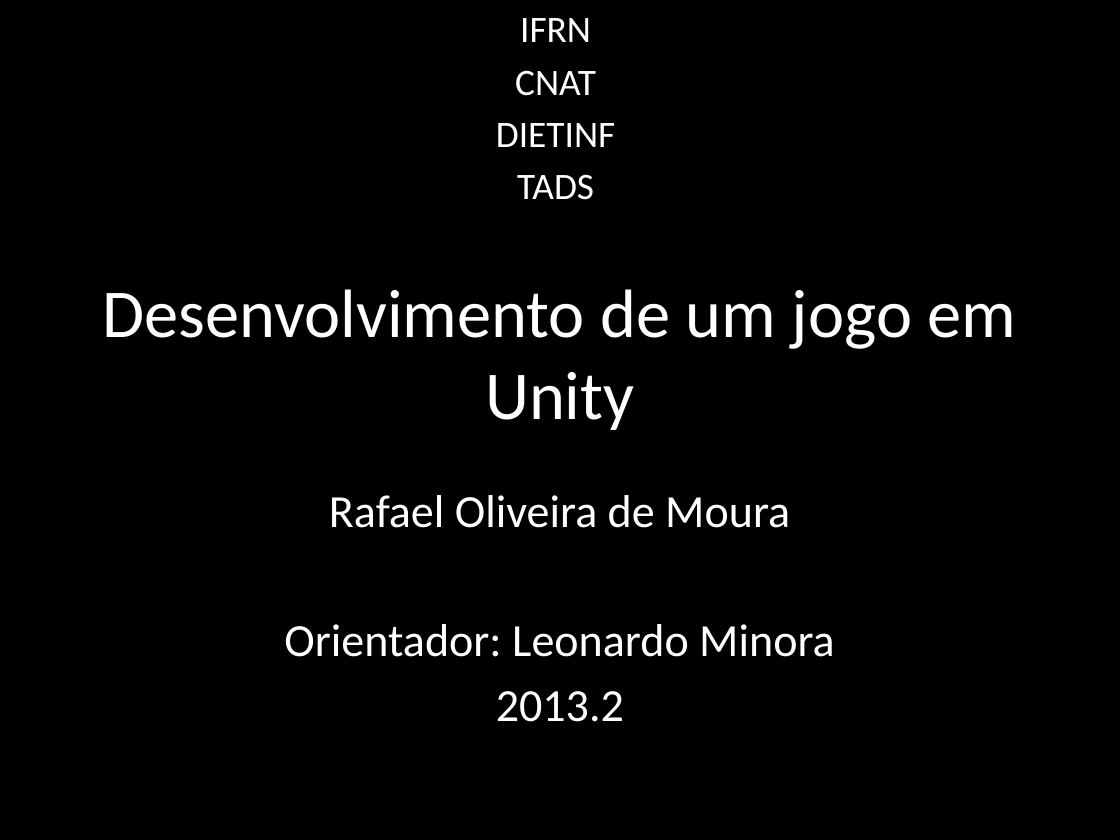
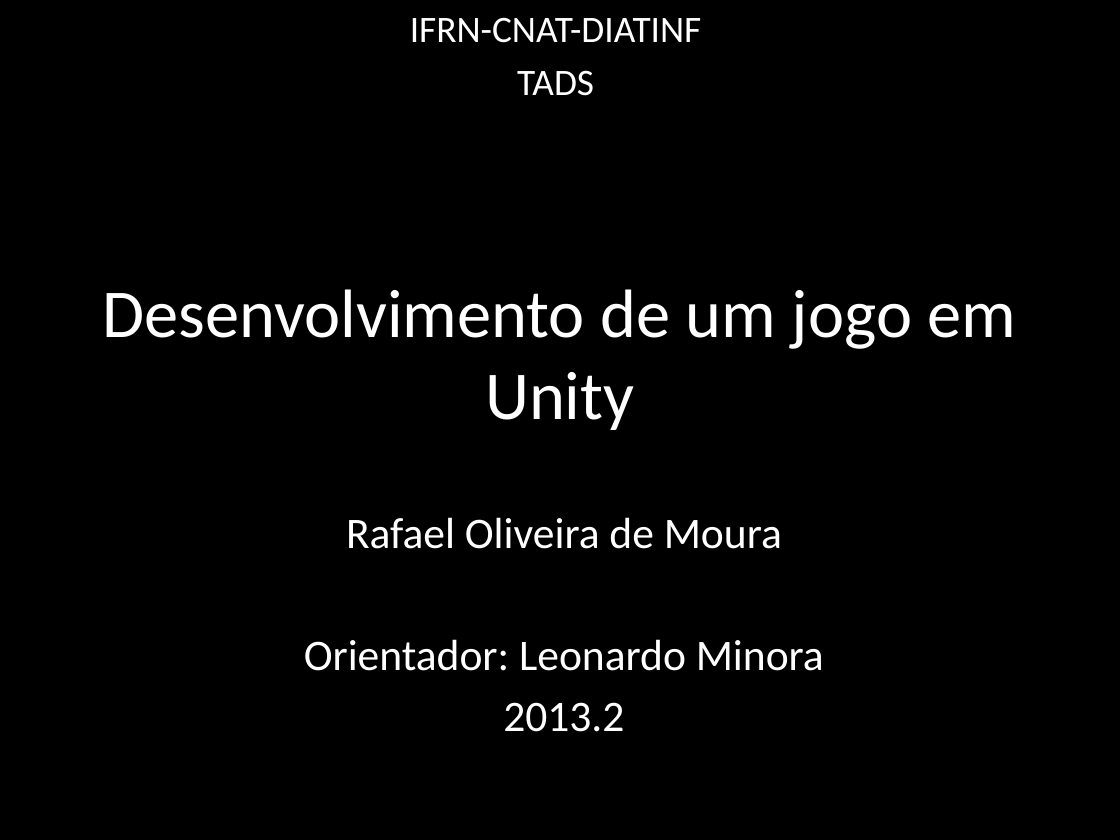
Before and after one commit to rafaelmoura0402/rafaelTCC, a slide deck: slide 1 of pre-projeto/apresentacao.pptx. Drawn at 1120x840 pixels with LibreOffice and Linux fonts; fonts in the diff are those of the drawing. Boxes give left, top, right and bottom in pixels: in the first picture for what was removed or moved away, otherwise in the second. Text is boxed around its words. In the diff, an @@ line names an element or a change of style, - is before the commit and + after.

```diff
--- a/pre-projeto/apresentacao.pptx
+++ b/pre-projeto/apresentacao.pptx
@@ text at (410, 17, 702, 43): text changed @@
-IFRN
-CNAT
-DIETINF
+IFRN-CNAT-DIATINF
@@ subtitle "Rafael Oliveira de Moura": place and size @@
-subtitle "Rafael Oliveira de Moura" at (284, 495, 835, 722)
+subtitle "Rafael Oliveira de Moura" at (304, 517, 824, 732)
@@ subtitle "Rafael Oliveira de Moura" at (304, 517, 824, 732): size 29.6 to 28 pt @@
```
Also in this commit, not shown: 6 other slides changed, 6 slides added, 5 slides removed.
